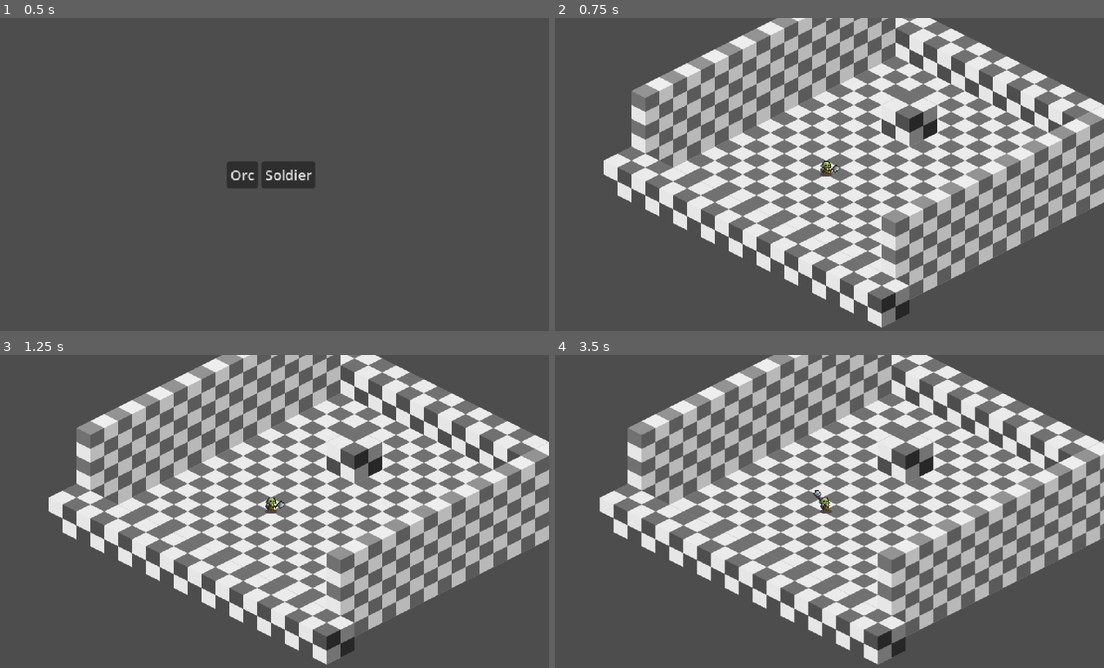
Above: before the commit, frames 1-4 (two rows, left to right).
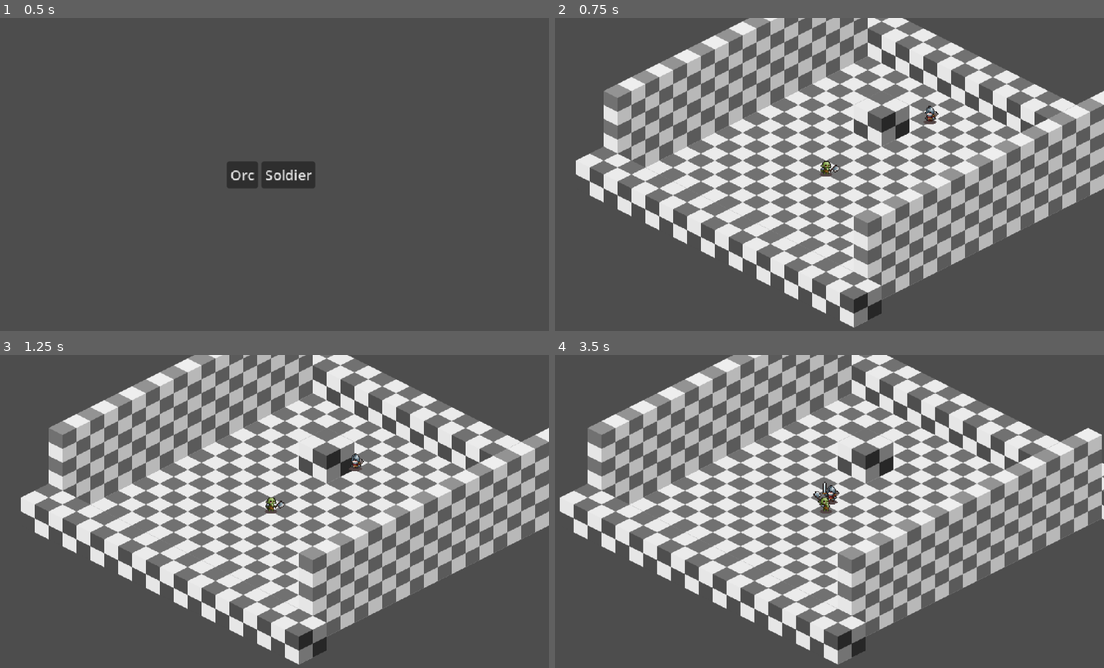
Above: after the commit, the same moments.

Repository: DHDC-21/project-newhorizon
Game: Godot game, scene res://src/menu/char_select.tscn
Same seed, same stepped clock (60 frames per second), same inputs: the game is played once before the commit and once after it.
Inputs (mouse positions are in pixels of both pictures, inside the frame that each line leads up to):
- Up to frame 1 (0.5 s): no input
- Up to frame 2 (0.75 s): click "Orc" at 0.5 s
- Up to frame 3 (1.25 s): no input
- Up to frame 4 (3.5 s): move the mouse to (950, 495) at 1.27 s; hold Right (move_right) 1.28-2 s; tap Z (normal_attack) at 1.35, 3.05 s; click (950, 495) at 1.42 s; tap Space (jump) at 1.52, 1.82, 2.85 s; tap X (special_attack) at 1.55 s; drag from (714, 527) to (824, 505) at 2.02 s; move the mouse to (878, 442) at 2.77 s; hold Right (move_right) from 2.78 s (still down)

Frame 1 is identical in both runs. In frame 2, 41% of the frame differs, in the area x 3-100%, y 0-99%; in frame 3, 41%; in frame 4, 42%, in the area x 0-100%, y 0-99%.

Commit message:
Enemy controller

Diff:
--- /dev/null
+++ b/src/entitles/actors/enemy.gd
@@ -0,0 +1,70 @@
+extends Node2D
+
+var character_scene
+var character_instance
+
+var player_char
+
+@export var detection_range: float =  200.0
+@export var attack_range: float
+@export var _attack_cooldown:= 1.5
+@export var _attack_timer:= 0.0
+
+
+func _ready() -> void:
+	match  GameManager.player_character:
+		GameManager.CHARACTERS.orc:
+			# Se o Player escolher o Orc então o inimigo serão os Soldiers
+			print("Soldier carregado como Enemy!")
+			character_scene = preload("res://src/entitles/soldier/soldier.tscn")
+
+		GameManager.CHARACTERS.soldier:
+			# Se o Player escolher o Soldier então o iniigo serão os Orcs
+			print("Orc carregado como Enemy!")
+			character_scene = preload("res://src/entitles/orc/orc.tscn")
+
+		_:
+			return print("ERRO! Nenhum personagem carregado como Enemy!")
+
+
+	# Instanciando o personagem oposto ao Player como Enemy
+	character_instance = character_scene.instantiate()
+	add_child(character_instance)
+
+	# Pegando a área de ataque do personagem instanciado
+	var shape = character_instance._char_attack_range.get_child(0).shape
+	if shape is CircleShape2D:
+		attack_range = shape.radius * 2
+
+	elif shape is RectangleShape2D:
+		attack_range = shape.extents.length()
+
+	# Referenciando o persnagem do Player
+	var player_node = get_tree().get_first_node_in_group("PlayerCharacter")
+	if player_node:
+		player_char = player_node
+		#print("player_char: ", player_char)
+
+	else:
+		return print("Personagem do Player não encontrado!")
+
+
+func _physics_process(delta: float) -> void:
+	if not character_instance or not player_char:
+		return
+
+	var distance = character_instance.global_position.distance_to(player_char.global_position)
+
+	if character_instance._is_attacking == true:
+		return  # não anda nem ataca enquanto estiver atacando
+
+	if distance <= attack_range:
+	#if distance <=  attack_range:
+		character_instance.normal_attack()
+
+	elif distance <= detection_range:
+		var direction = (player_char.global_position - character_instance.global_position).normalized()
+		character_instance.move(direction)
+
+	else:
+		character_instance.does_not_move()
--- /dev/null
+++ b/src/entitles/actors/enemy.tscn
@@ -0,0 +1,6 @@
+[gd_scene load_steps=2 format=3 uid="uid://wolraeuupvnn"]
+
+[ext_resource type="Script" uid="uid://6xbldkcrhrku" path="res://src/entitles/actors/enemy.gd" id="1_8dp80"]
+
+[node name="Enemy" type="Node2D"]
+script = ExtResource("1_8dp80")
--- a/src/entitles/actors/player.gd
+++ b/src/entitles/actors/player.gd
@@ -10,11 +10,11 @@
 func _ready() -> void:
 	match GameManager.player_character:
 		GameManager.CHARACTERS.orc:
-			print("Orcs selecionados como Player!")
+			print("Orc selecionado como Player!")
 			character_scene = preload("res://src/entitles/orc/orc.tscn")
 
 		GameManager.CHARACTERS.soldier:
-			print("Soldiers selecionados como Player!")
+			print("Soldier selecionado como Player!")
 			character_scene = preload("res://src/entitles/soldier/soldier.tscn")
 
 		_:
@@ -24,7 +24,31 @@
 	character_instance = character_scene.instantiate()
 	add_child(character_instance)
 	character_instance.add_child(cam)
+	character_instance.add_to_group("PlayerCharacter")
 
+
+func _physics_process(_delta: float) -> void:
+	if character_instance and not character_instance._is_attacking:
+		var direction = Input.get_vector("move_left", "move_right", "move_up", "move_down")
+		if direction:
+			#print("Player move to ", direction)
+			character_instance.move(direction)
+		else:
+			character_instance.does_not_move()
+
+		if Input.is_action_just_pressed("normal_attack"):
+			#print("Player use normal attack!")
+			character_instance.normal_attack()
+
+		if Input.is_action_just_pressed("special_attack"):
+			#print("Player use special attack!")
+			character_instance.special_attack()
+
+		if Input.is_action_just_pressed("jump"):
+			print("Player is jumping!")
+
+
+func _set_colisions() -> void:
 	# Ajustantando as colisões do personagemn
 	character_instance.set_collision_layer_value(2, true) #PlayerBase
 	character_instance.set_collision_mask_value(1, true) #Terrain
@@ -36,24 +60,3 @@
 
 	character_instance._char_attack_range.set_collision_layer_value(6, true) #PlayerAttack
 	character_instance._char_attack_range.set_collision_mask_value(5, true) #EnemyHitbox
-
-
-func _physics_process(_delta: float) -> void:
-	if character_instance:
-		var direction = Input.get_vector("move_left", "move_right", "move_up", "move_down")
-		if direction:
-			#print("Player move to ", direction)
-			character_instance.move(direction)
-		else:
-			character_instance.does_not_move()
-
-		if Input.is_action_just_pressed("normal_attack"):
-			#print("Player use normal attack!")
-			character_instance.attack("normal_attack")
-
-		if Input.is_action_just_pressed("special_attack"):
-			#print("Player use special attack!")
-			character_instance.attack("special_attack")
-
-		if Input.is_action_just_pressed("jump"):
-			print("Player is jumping!")
--- a/src/entitles/base_character.gd
+++ b/src/entitles/base_character.gd
@@ -35,6 +35,9 @@
 
 
 func move(direction: Vector2) -> void:
+	if _is_attacking == true:
+		return
+
 	if direction != Vector2.ZERO:
 		velocity = direction.normalized() * move_speed
 
@@ -42,14 +45,14 @@
 			_char_animation.flip_h = true
 			_char_attack_range.position.x = -15
 
-		if direction.x > 0:
+		elif direction.x > 0:
 			_char_animation.flip_h = false
 			_char_attack_range.position.x = 15
 
-		if _is_attacking == true:
-			return
+		_char_animation.play("walk")
 
-		_char_animation.play("walk")
+	else:
+		_char_animation.play("idle")
 
 	move_and_slide()
 
@@ -57,13 +60,33 @@
 	_char_animation.play("idle")
 
 
-func attack(_type_attack: String) -> void:
-	pass
+var _suffix: String
+
+func _attack() -> void:
+	_char_animation.play("attack" + _suffix)
+	_is_attacking = true
+
+func normal_attack() -> void:
+	if _is_attacking == true:
+		return
+
+	if _suffix == "_01":
+		_suffix = "_02"
+
+	else:
+		_suffix = "_01"
+
+	_char_attack_range.get_child(0).set_disabled(false)
+	_attack()
+
+func special_attack() -> void:
+	if _is_attacking == true:
+		return
 
 
 func _on_animation_finished() -> void:
-	print("Uma animação terminou!")
+	#print("Uma animação terminou!")
 	if  _char_animation.animation.contains("attack"):
-		print("Terminou a animação de ataque!")
 		_is_attacking = false
 		_char_attack_range.get_child(0).set_disabled(true)
+		#print("Terminou a animação de ataque!")
--- a/src/entitles/orc/orc.gd
+++ b/src/entitles/orc/orc.gd
@@ -1,18 +1 @@
 extends BaseCharacter
-
-var _suffix: String = "_01"
-
-func attack(_type_attack: String) -> void:
-	_is_attacking = true
-
-	if _type_attack == "normal_attack":
-
-		if _suffix == "_02":
-			_suffix = "_01"
-
-		else:
-			_suffix = "_02"
-			#return
-
-		_char_animation.play("attack" + _suffix)
-		_char_attack_range.get_child(0).set_disabled(false)
--- a/src/entitles/orc/orc.tscn
+++ b/src/entitles/orc/orc.tscn
@@ -288,114 +288,6 @@
 
 [sub_resource type="CircleShape2D" id="CircleShape2D_kia8v"]
 
-[sub_resource type="Animation" id="Animation_kia8v"]
-length = 0.001
-tracks/0/type = "value"
-tracks/0/imported = false
-tracks/0/enabled = true
-tracks/0/path = NodePath("CharAnimation:sprite_frames")
-tracks/0/interp = 1
-tracks/0/loop_wrap = true
-tracks/0/keys = {
-"times": PackedFloat32Array(0),
-"transitions": PackedFloat32Array(1),
-"update": 1,
-"values": [SubResource("SpriteFrames_cqcmv")]
-}
-tracks/1/type = "value"
-tracks/1/imported = false
-tracks/1/enabled = true
-tracks/1/path = NodePath("CharAnimation:animation")
-tracks/1/interp = 1
-tracks/1/loop_wrap = true
-tracks/1/keys = {
-"times": PackedFloat32Array(0),
-"transitions": PackedFloat32Array(1),
-"update": 1,
-"values": [&"attack_01"]
-}
-tracks/2/type = "bezier"
-tracks/2/imported = false
-tracks/2/enabled = true
-tracks/2/path = NodePath("CharAnimation:frame")
-tracks/2/interp = 1
-tracks/2/loop_wrap = true
-tracks/2/keys = {
-"handle_modes": PackedInt32Array(0),
-"points": PackedFloat32Array(0, -0.25, 0, 0.25, 0),
-"times": PackedFloat32Array(0)
-}
-tracks/3/type = "value"
-tracks/3/imported = false
-tracks/3/enabled = true
-tracks/3/path = NodePath("CharAttackRange/CharAttackRange:disabled")
-tracks/3/interp = 1
-tracks/3/loop_wrap = true
-tracks/3/keys = {
-"times": PackedFloat32Array(0),
-"transitions": PackedFloat32Array(1),
-"update": 1,
-"values": [false]
-}
-
-[sub_resource type="Animation" id="Animation_6t5om"]
-resource_name = "teste"
-length = 1.8
-step = 0.3
-tracks/0/type = "value"
-tracks/0/imported = false
-tracks/0/enabled = true
-tracks/0/path = NodePath("CharAnimation:sprite_frames")
-tracks/0/interp = 1
-tracks/0/loop_wrap = true
-tracks/0/keys = {
-"times": PackedFloat32Array(0),
-"transitions": PackedFloat32Array(1),
-"update": 1,
-"values": [SubResource("SpriteFrames_cqcmv")]
-}
-tracks/1/type = "value"
-tracks/1/imported = false
-tracks/1/enabled = true
-tracks/1/path = NodePath("CharAnimation:animation")
-tracks/1/interp = 1
-tracks/1/loop_wrap = true
-tracks/1/keys = {
-"times": PackedFloat32Array(0),
-"transitions": PackedFloat32Array(1),
-"update": 1,
-"values": [&"attack_01"]
-}
-tracks/2/type = "bezier"
-tracks/2/imported = false
-tracks/2/enabled = true
-tracks/2/path = NodePath("CharAnimation:frame")
-tracks/2/interp = 1
-tracks/2/loop_wrap = true
-tracks/2/keys = {
-"handle_modes": PackedInt32Array(0, 0, 0, 0, 0, 0),
-"points": PackedFloat32Array(0, -0.25, 0, 0.25, 0, 1, -0.25, 0, 0.25, 0, 2, -0.25, 0, 0.25, 0, 3, -0.25, 0, 0.25, 0, 4, -0.25, 0, 0.25, 0, 5, -0.25, 0, 0.25, 0),
-"times": PackedFloat32Array(0, 0.3, 0.6, 0.9, 1.2, 1.5)
-}
-tracks/3/type = "value"
-tracks/3/imported = false
-tracks/3/enabled = true
-tracks/3/path = NodePath("CharAttackRange/CharAttackRange:disabled")
-tracks/3/interp = 1
-tracks/3/loop_wrap = true
-tracks/3/keys = {
-"times": PackedFloat32Array(0.898808, 1.49946),
-"transitions": PackedFloat32Array(1, 1),
-"update": 1,
-"values": [false, true]
-}
-
-[sub_resource type="AnimationLibrary" id="AnimationLibrary_tbxw3"]
-_data = {
-&"RESET": SubResource("Animation_kia8v"),
-&"teste": SubResource("Animation_6t5om")
-}
-
 [node name="Orc" type="CharacterBody2D"]
 collision_layer = 0
 collision_mask = 0
@@ -423,10 +315,6 @@
 
 [node name="CharAttackRange" type="CollisionShape2D" parent="CharAttackRange"]
 shape = SubResource("CircleShape2D_kia8v")
-
-[node name="AnimationPlayer" type="AnimationPlayer" parent="."]
-libraries = {
-&"": SubResource("AnimationLibrary_tbxw3")
-}
+disabled = true
 
 [connection signal="animation_finished" from="CharAnimation" to="." method="_on_animation_finished"]
--- /dev/null
+++ b/src/entitles/soldier/soldier.gd
@@ -0,0 +1,5 @@
+extends BaseCharacter
+
+func special_attack() -> void:
+	_suffix = "_03"
+	_attack()
--- a/src/entitles/soldier/soldier.tscn
+++ b/src/entitles/soldier/soldier.tscn
@@ -1,6 +1,6 @@
 [gd_scene load_steps=56 format=3 uid="uid://b56usah81xp7j"]
 
-[ext_resource type="Script" uid="uid://dmjf4yfmfc82k" path="res://src/entitles/base_character.gd" id="1_3pwie"]
+[ext_resource type="Script" uid="uid://45xchivbc2qx" path="res://src/entitles/soldier/soldier.gd" id="1_1gn7a"]
 [ext_resource type="Texture2D" uid="uid://rkh6h2ejbfko" path="res://src/entitles/soldier/sprites/Soldier-Attack01.png" id="2_1gn7a"]
 [ext_resource type="Texture2D" uid="uid://bhb8vfarbhdft" path="res://src/entitles/soldier/sprites/Soldier-Attack02.png" id="3_t23lp"]
 [ext_resource type="Texture2D" uid="uid://da4w1kh480xnj" path="res://src/entitles/soldier/sprites/Soldier-Attack03.png" id="4_cahl2"]
@@ -360,7 +360,7 @@
 [node name="Soldier" type="CharacterBody2D"]
 collision_layer = 0
 collision_mask = 0
-script = ExtResource("1_3pwie")
+script = ExtResource("1_1gn7a")
 metadata/_custom_type_script = "uid://dmjf4yfmfc82k"
 
 [node name="CharAnimation" type="AnimatedSprite2D" parent="."]
@@ -381,8 +381,10 @@
 shape = SubResource("CapsuleShape2D_gcpd8")
 
 [node name="CharAttackRange" type="Area2D" parent="."]
+position = Vector2(11, -11)
 
 [node name="CharAtackRange" type="CollisionShape2D" parent="CharAttackRange"]
-position = Vector2(11, -11)
 shape = SubResource("CircleShape2D_1gn7a")
 disabled = true
+
+[connection signal="animation_finished" from="CharAnimation" to="." method="_on_animation_finished"]
--- a/src/maps/level_01.tscn
+++ b/src/maps/level_01.tscn
@@ -59,6 +59,7 @@
 script = ExtResource("1_woasu")
 
 [node name="World" type="Node2D" parent="."]
+z_index = -1
 scale = Vector2(0.5, 0.5)
 
 [node name="Ground" type="TileMapLayer" parent="World"]
@@ -74,3 +75,7 @@
 tile_set = SubResource("TileSet_gptp6")
 
 [node name="PlayerSpawn" type="Marker2D" parent="."]
+position = Vector2(32, 0)
+
+[node name="EnemySpawn" type="Marker2D" parent="."]
+position = Vector2(160, -64)
--- a/src/scripts/game_manager.gd
+++ b/src/scripts/game_manager.gd
@@ -1,5 +1,4 @@
 extends Node
 
 enum CHARACTERS {orc, soldier}
-
-var player_character = CHARACTERS.orc
+var player_character
--- a/src/scripts/level_01.gd
+++ b/src/scripts/level_01.gd
@@ -4,8 +4,14 @@
 @onready var player_spawn = get_node("PlayerSpawn")
 var player_scene = preload("res://src/entitles/actors/player.tscn")
 
+@onready var enemy_spawn = get_node("EnemySpawn")
+var enemy_scene = preload("res://src/entitles/actors/enemy.tscn")
 
 func _ready() -> void:
-	var player_intance = player_scene.instantiate()
-	player_intance.global_position = player_spawn.global_position
-	add_child(player_intance)
+	var player_instance = player_scene.instantiate()
+	player_instance.global_position = player_spawn.global_position
+	add_child(player_instance)
+
+	var enemy_instance = enemy_scene.instantiate()
+	enemy_instance.global_position = enemy_spawn.global_position
+	add_child(enemy_instance)
Not shown, added: export_presets.cfg
Not shown, added: src/entitles/actors/enemy.gd.uid
Not shown: 1 places in src/entitles/orc/orc.tscn that only renumber resources
Not shown, added: src/entitles/soldier/soldier.gd.uid
Not shown, changed: README.MD
